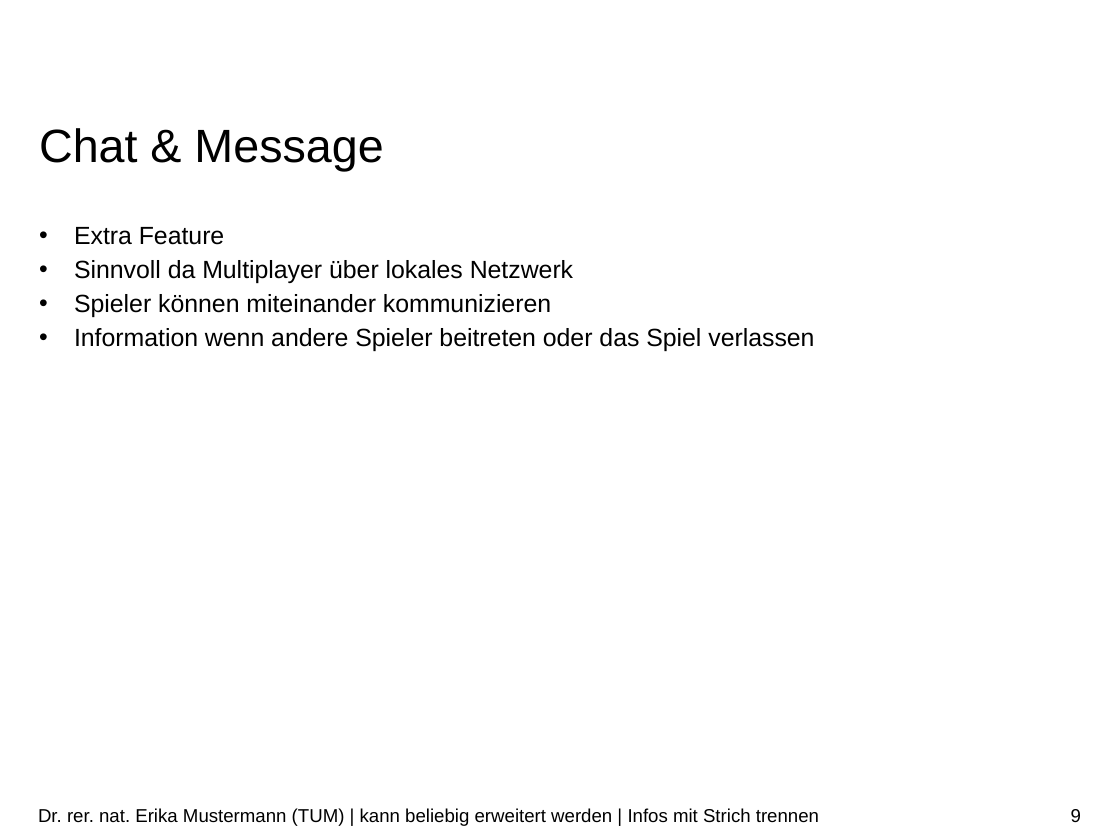
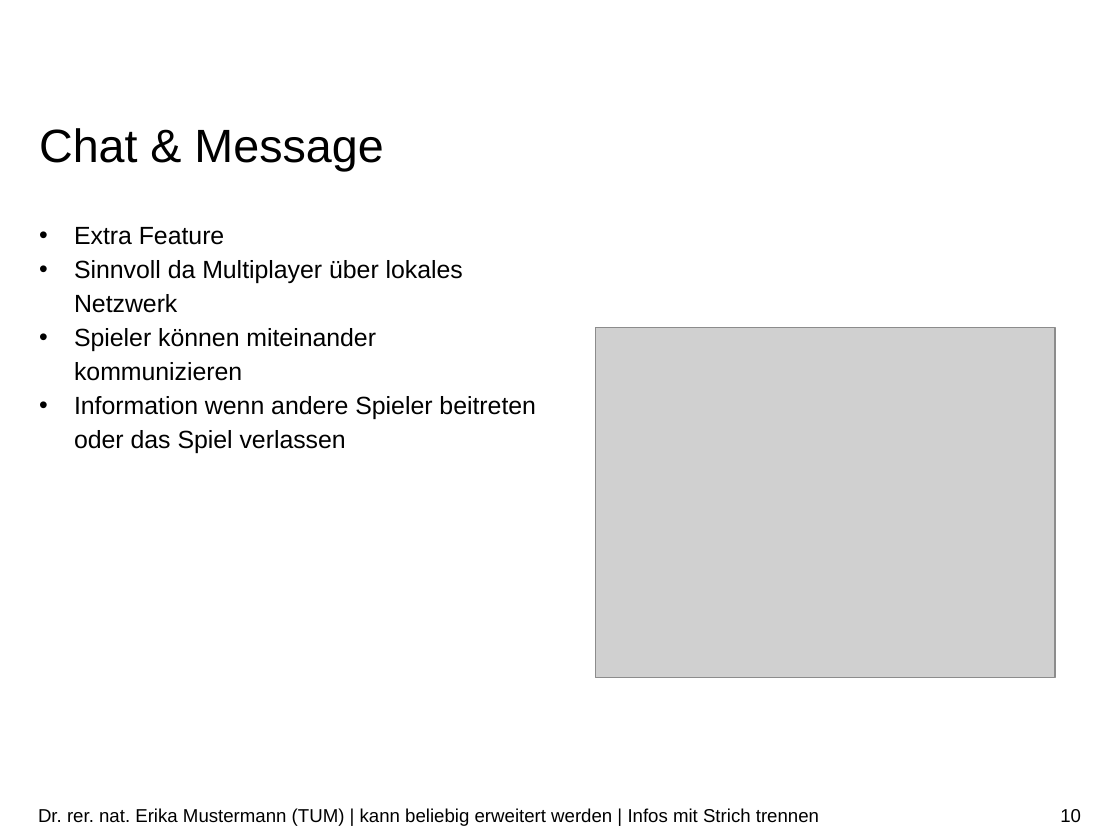
Before and after one commit to danielmeint/xml, a slide deck: slide 10 of presentation/Präsentation.pptx (slide 9 before the commit). Drawn at 1120x840 pixels with LibreOffice and Linux fonts; fonts in the diff are those of the drawing; grey boxes stand for pictures; background and template pictures are left out. Boxes give left, top, right and bottom in pixels: in the first picture for what was removed or moved away, otherwise in the second. Text is boxed around its words. In the diff, an @@ line names an element or a change of style, - is before the commit and + after.

Commit message:
added pictures to model slides

```diff
--- a/presentation/Präsentation.pptx
+++ b/presentation/Präsentation.pptx
@@ text "Extra Feature" rewrapped from box(74, 227, 814, 351) to box(74, 227, 536, 453) @@
@@ picture added at box(596, 328, 1055, 679) @@
@@ page number at box(1060, 809, 1081, 822): text changed @@
-9
+10
```
Also in this commit, not shown: 4 other slides changed, 1 slide added, 5 other files.
